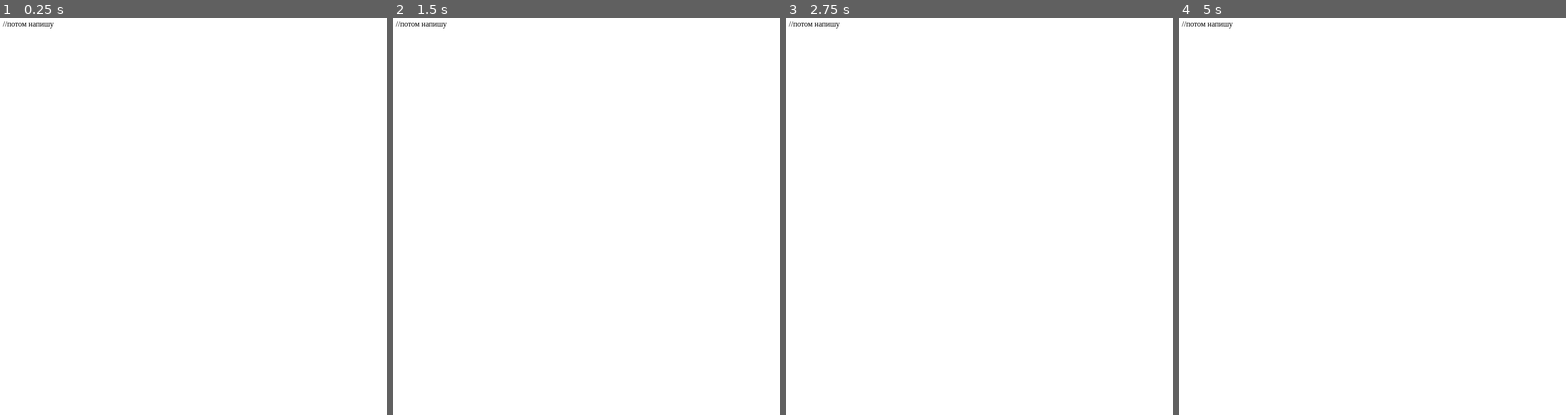
Above: before the commit, frames 1-4 (left to right).
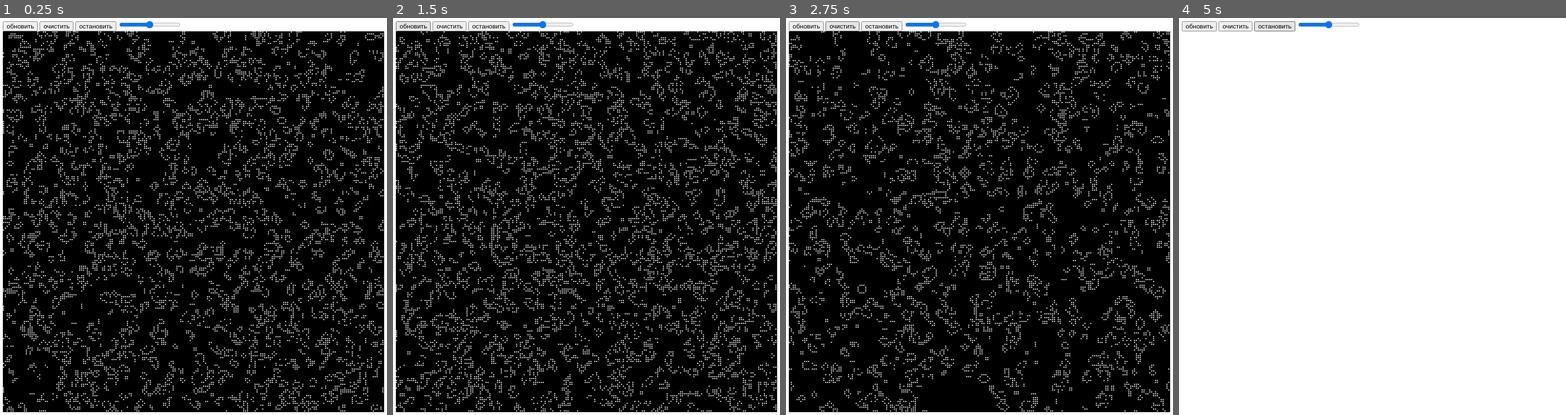
Above: after the commit, the same moments.

Repository: LimTsor/game-life-
Game: browser game, page something.html
The game is run twice, just before and just after one commit, with the same random seed, the same clock (stepped at 60 frames per second) and the same inputs.
Inputs (mouse positions are in pixels of both pictures, inside the frame that each line leads up to; where the layout moved, square brackets give the same spot in the first picture):
- Up to frame 1 (0.25 s): no input
- Up to frame 2 (1.5 s): click (586, 220) [679, 216] at 0.27 s; click (586, 260) [679, 256] at 1.07 s; click (412, 25) at 1.27 s, where only the run after the commit has a clickable "обновить"
- Up to frame 3 (2.75 s): click (902, 184) [956, 176] at 1.67 s; click (882, 25) at 1.87 s, where only the run after the commit has a clickable "остановить"; click (936, 25) at 2.02 s; click (1056, 164) [outside the picture] at 2.27 s; click (844, 25) at 2.47 s, where only the run after the commit has a clickable "очистить"
- Up to frame 4 (5 s): click (1430, 299) [1550, 295] at 2.87 s; click (1329, 25) at 3.07 s; click (1275, 315) [1322, 315] at 3.47 s; click (1237, 25) at 3.67 s, where only the run after the commit has a clickable "очистить"; click (1372, 145) [1465, 137] at 4.07 s; click (1198, 25) at 4.27 s, where only the run after the commit has a clickable "обновить"; click (1275, 25) at 4.52 s, where only the run after the commit has a clickable "остановить"; click (1488, 240) [outside the picture] at 4.67 s; click (1275, 25) at 4.87 s, where only the run after the commit has a clickable "остановить"

The runs differ from the first frame. In frame 1, 93% of the frame differs, in the area x 0-100%, y 0-100%; in frame 2, 92%; in frame 3, 93%; in frame 4, 0.6%.

Commit message:
Update something.html

Diff:
--- a/something.html
+++ b/something.html
@@ -1 +1,133 @@
-//потом напишу
+<!DOCTYPE html>
+<html lang="en">
+<head>
+    <meta charset="UTF-8">
+    <meta name="viewport" content=
+"width=device-width, initial-scale=1.0"
+>
+    <title>Geme Life</title>
+    <script src=
+"https://cdnjs.cloudflare.com/ajax/libs/p5.js/1.11.3/p5.min.js"
+></script>
+</head>
+<body>
+    <script>
+        function make_2d_array (cols, rows){ // создать двух мерный список
+          let arr = new Array(cols)
+
+          let i = 0;
+          while (i < arr.length){
+            arr[i] = new Array(rows);
+          i++;}
+          return arr;
+        }
+
+
+        let grid;
+        let next;
+        let cols, rows;
+        let resolution = 4;
+
+
+
+        function setup (){ // случайно заполнить
+          createCanvas(800, 800);
+          let speed = 10;
+          cols = width / resolution;
+          rows = height / resolution;
+          grid = make_2d_array(cols, rows);
+          next = make_2d_array(cols, rows);
+
+          let i = 0;
+          while (i < cols){
+            let j = 0;
+            while (j < rows){
+
+              grid [i][j] = floor(random(2));
+            j++;}
+          i++;}
+        }
+
+
+        function draw(){ // стереть и нарисовать
+          background(0);
+
+          speed = Number(document.getElementById("slider").value) * 10 + 1;
+          frameRate(speed);
+
+          let i = 0;
+          while (i < cols){
+            let j = 0;
+            while (j < rows){
+
+              let x = i * resolution;
+              let y = j * resolution;
+              if (grid[i][j] == 1){
+                fill(255);
+                rect(x, y, resolution-1, resolution-1);
+              }
+            j++;}
+          i++;}
+
+
+          // следующее состояние сетки
+          i = 0;
+          while (i < cols){
+            let j = 0;
+            while (j < rows){
+
+              let state = grid[i][j];
+
+              let sum = 0;
+              let neighbors = count_neighbors(grid, i, j);
+               // знаю правила игры вовсе не новы
+              if (state == 0 && neighbors == 3){ // жизнь
+                next[i][j] = 1;
+              } else if (state == 1 && (neighbors < 2 || neighbors > 3)){ // смерть
+                next[i][j] = 0;
+              } else {
+                next[i][j] = state;
+              }
+            j++;}
+          i++;}
+
+          let temp = grid;
+          grid = next;
+          next = temp;
+        }
+
+
+        function count_neighbors (grid, x, y){
+          let sum = 0;
+          let i = -1;
+          while (i < 2){
+            let j = -1;
+            while (j < 2){
+
+              let col = (x + i + cols) % cols;
+              let row = (y + j + rows) % rows;
+
+              sum += grid[col][row];
+            j++;}
+          i++;}
+          sum -= grid[x][y];
+          return sum;
+        }
+
+        function clean(){
+          let i = 0;
+          while (i < cols){
+            let j = 0;
+            while (j < rows){
+
+              grid [i][j] = 0;
+            j++;}
+          i++;}
+        }
+    </script>
+  <button onclick="setup()">обновить</button>
+  <button onclick="clean()">очистить</button>
+  <button onclick="frameRate(0)">остановить</button>
+  <input  type="range", min="0", max="10", step="1", id="slider">
+</body>
+</html>
